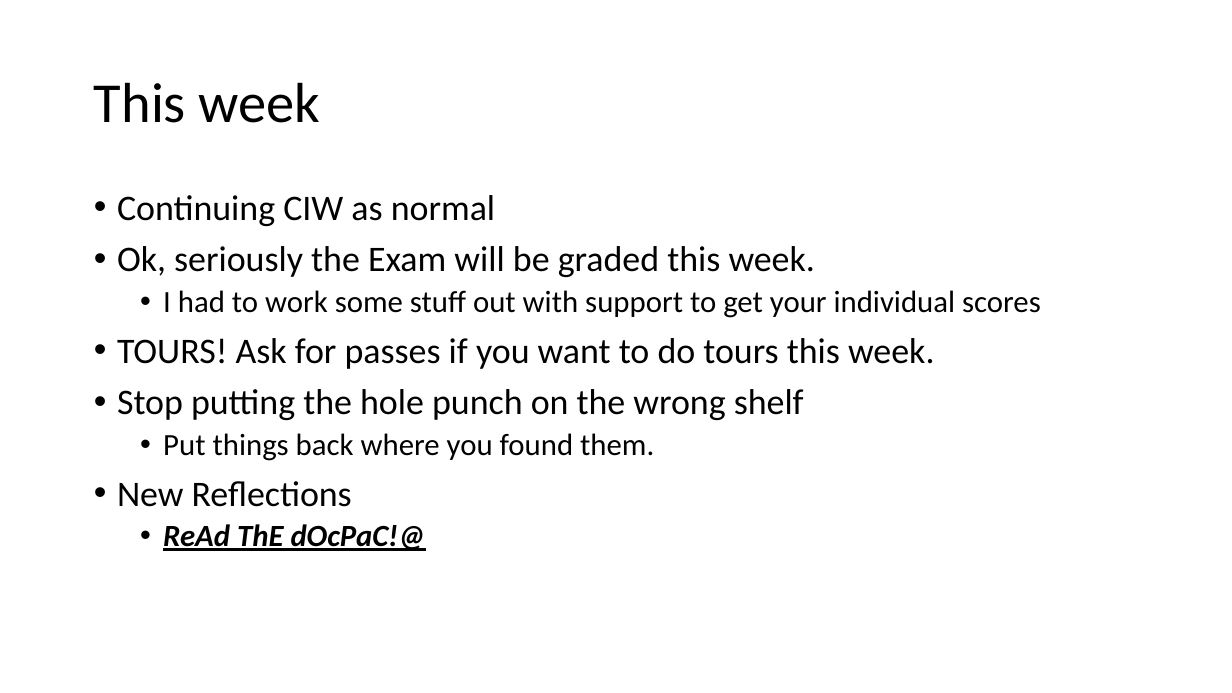
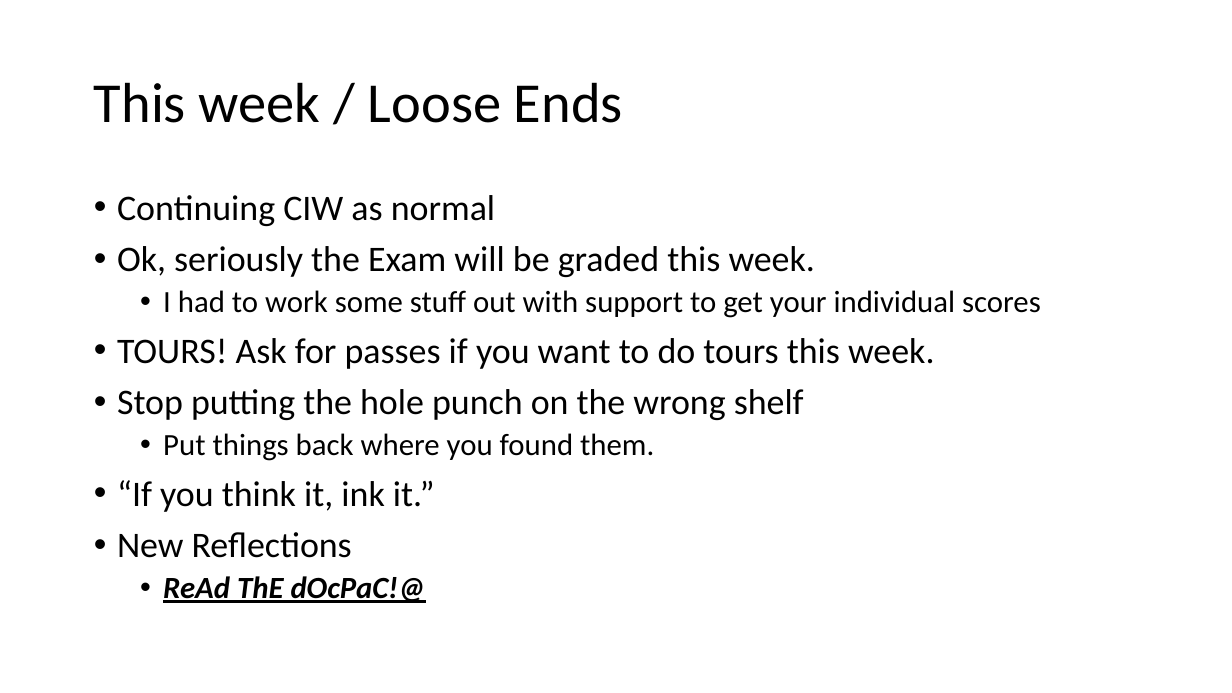
Before and after one commit to parke2023059/docpacs2223, a slide deck: slide 10 of docpac_20270123/Weekly Review.pptx. Drawn at 1232x693 pixels with LibreOffice and Linux fonts; fonts in the diff are those of the drawing. Boxes give left, top, right and bottom in pixels: in the first picture for what was removed or moved away, otherwise in the second. Text is boxed around its words. In the diff, an @@ line names an element or a change of style, - is before the commit and + after.

```diff
--- a/docpac_20270123/Weekly Review.pptx
+++ b/docpac_20270123/Weekly Review.pptx
@@ title at (94,82,623,123): text changed @@
-This week
+This week / Loose Ends
@@ text at (117,480,435,512): paragraph added @@
+• “If you think it, ink it.”
```
